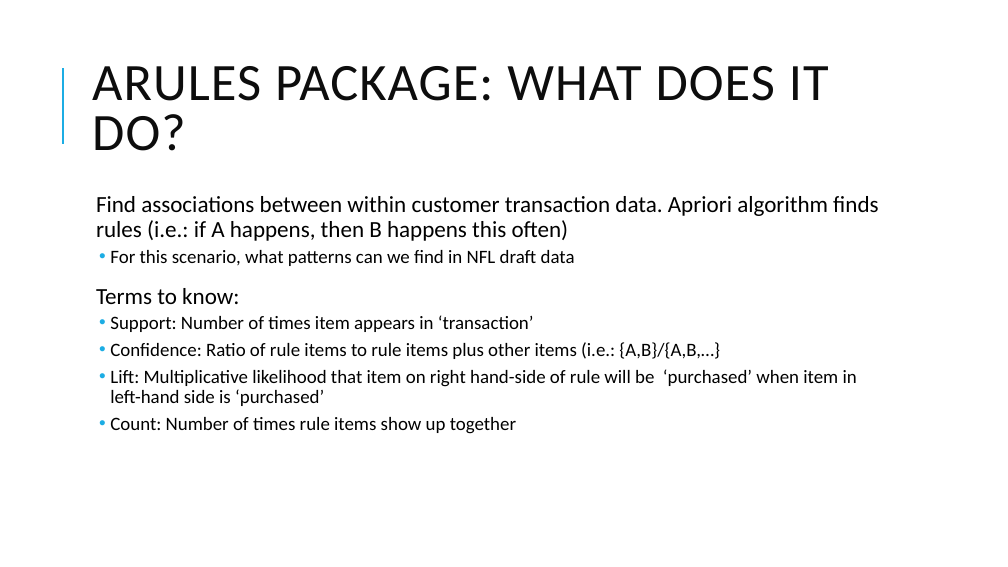
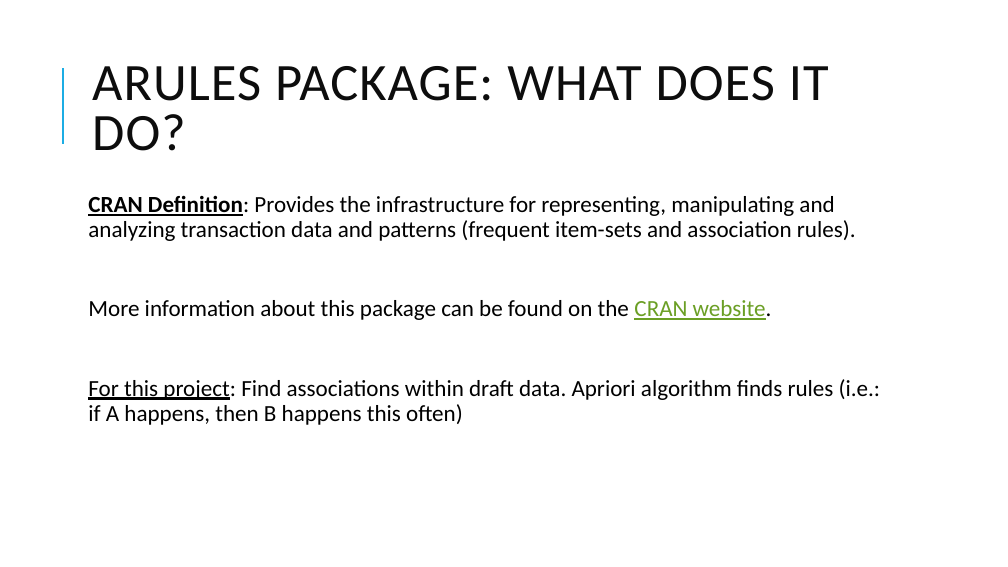
Before and after one commit to snyousef/NFL-Draft-Data, a slide deck: slide 9 of Quick Analysis of NFL Draft Data using Arules.pptx. Drawn at 1008x567 pixels with LibreOffice and Linux fonts; fonts in the diff are those of the drawing. Boxes give left, top, right and bottom in pixels: in the first picture for what was removed or moved away, otherwise in the second. Text is boxed around its words. In the diff, an @@ line names an element or a change of style, - is before the commit and + after.

```diff
--- a/Quick Analysis of NFL Draft Data using Arules.pptx
+++ b/Quick Analysis of NFL Draft Data using Arules.pptx
@@ text at (x1=88, y1=195, x2=881, y2=425): text changed; size 18 to 22 pt @@
-  Find associations between within customer transaction data. Apriori algorithm finds rules (i.e.: if A happens, then B happens this often)
-  • For this scenario, what patterns can we find in NFL draft data
-  Terms to know:
-  • Support: Number of times item appears in ‘transaction’
-  • Confidence: Ratio of rule items to rule items plus other items (i.e.: {A,B}/{A,B,…}
-  • Lift: Multiplicative likelihood that item on right hand-side of rule will be ‘purchased’ when item in left-hand side is ‘purchased’
-  • Count: Number of times rule items show up together
+CRAN Definition: Provides the infrastructure for representing, manipulating and analyzing transaction data and patterns (frequent item-sets and association rules).
+More information about this package can be found on the CRAN website.
+For this project: Find associations within draft data. Apriori algorithm finds rules (i.e.: if A happens, then B happens this often)
```
Also in this commit, not shown: 6 other slides changed, 1 slide added, 1 other file.
